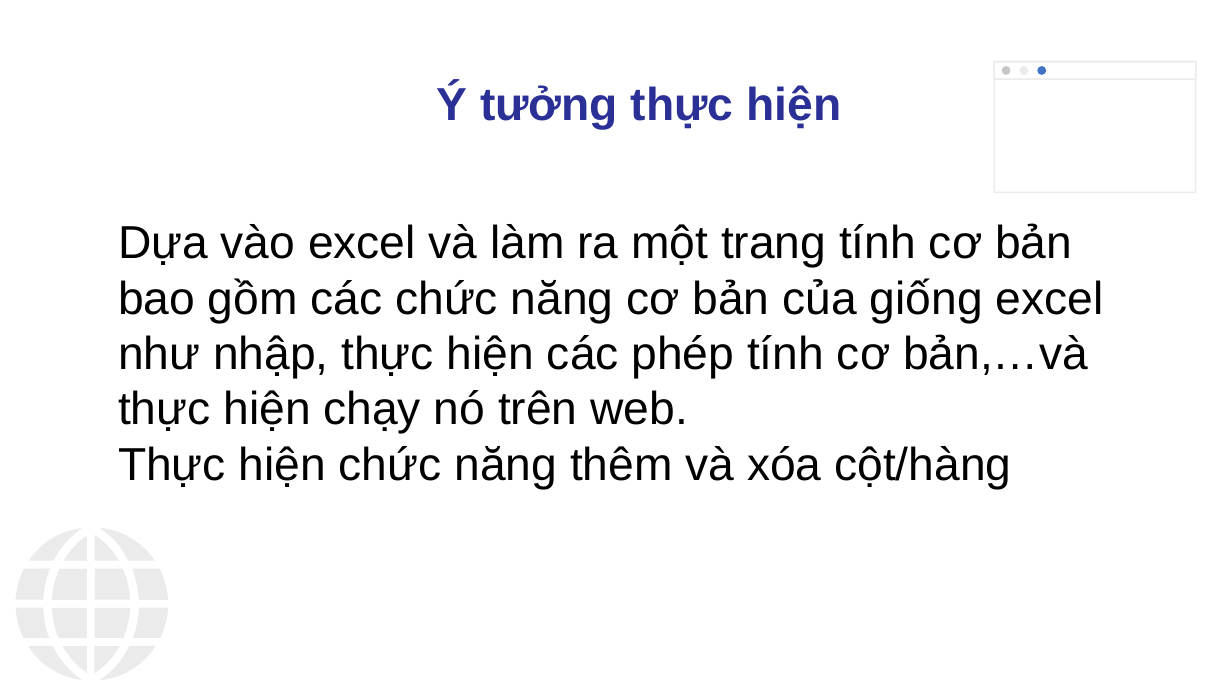
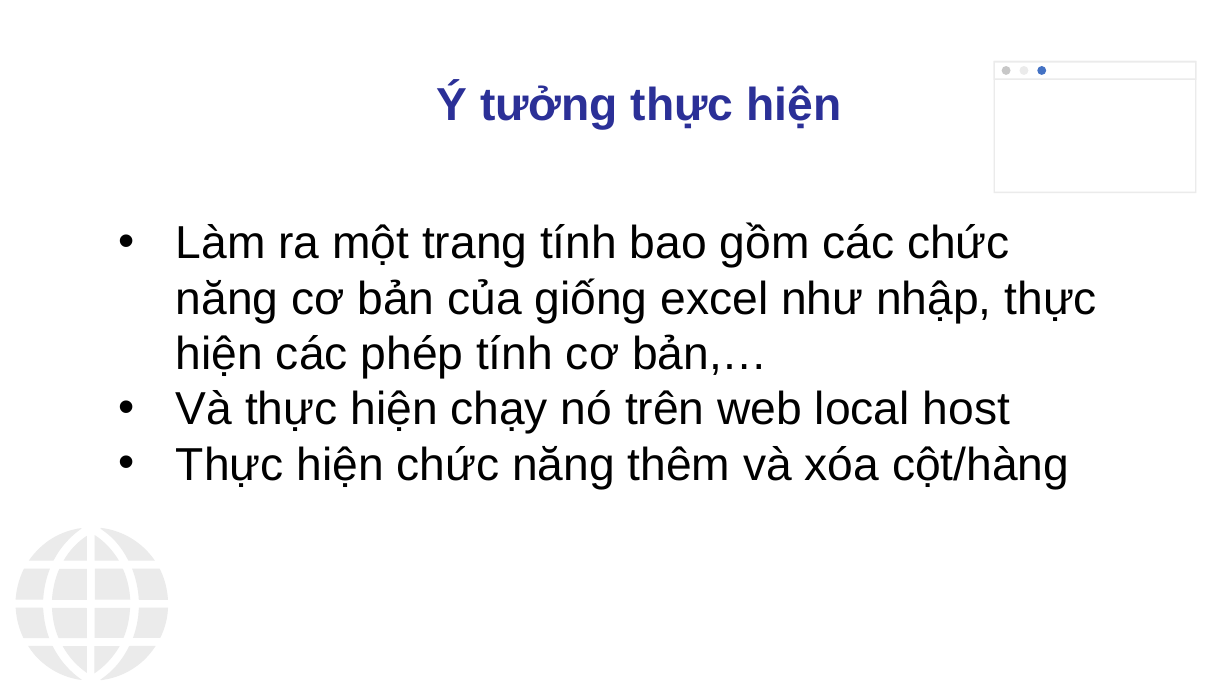
Before and after one commit to Itsstraining/Web-Train21S-Green, a slide deck: slide 4 of Hackathon2/PPTX/Template_HocVien_ITSS_green.pptx (slide 3 before the commit). Drawn at 1232x693 pixels with LibreOffice and Linux fonts; fonts in the diff are those of the drawing; background and template pictures are left out. Boxes give left, top, right and bottom in pixels: in the first picture for what was removed or moved away, otherwise in the second. Text is boxed around its words. In the diff, an @@ line names an element or a change of style, - is before the commit and + after.

```diff
--- a/Hackathon2/PPTX/Template_HocVien_ITSS_green.pptx
+++ b/Hackathon2/PPTX/Template_HocVien_ITSS_green.pptx
@@ text at bbox=[176, 222, 1097, 434]: text changed @@
-Dựa vào excel và làm ra một trang tính cơ bản bao gồm các chức năng cơ bản của giống excel như nhập, thực hiện các phép tính cơ bản,…và thực hiện chạy nó trên web.
+• Làm ra một trang tính bao gồm các chức năng cơ bản của giống excel như nhập, thực hiện các phép tính cơ bản,…
+• Và thực hiện chạy nó trên web local host
@@ text at bbox=[176, 446, 1069, 490]: bullet none to • @@
```
Also in this commit, not shown: 8 other slides changed, 1 slide added, 1 slide removed, 3 other files.
